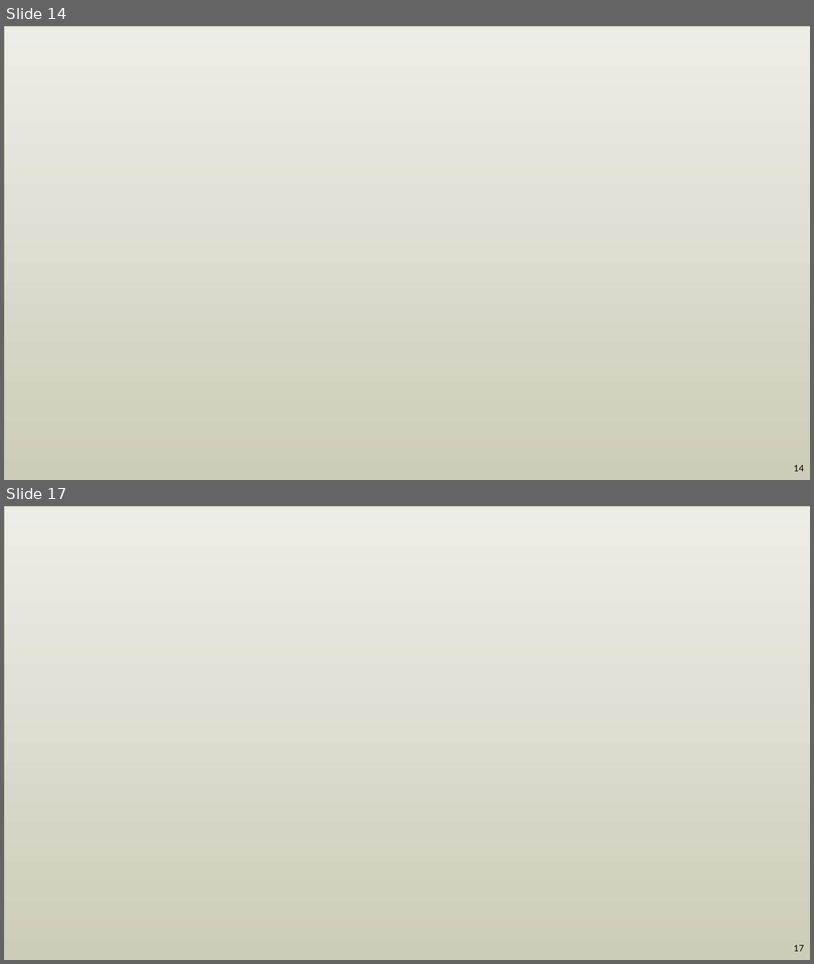
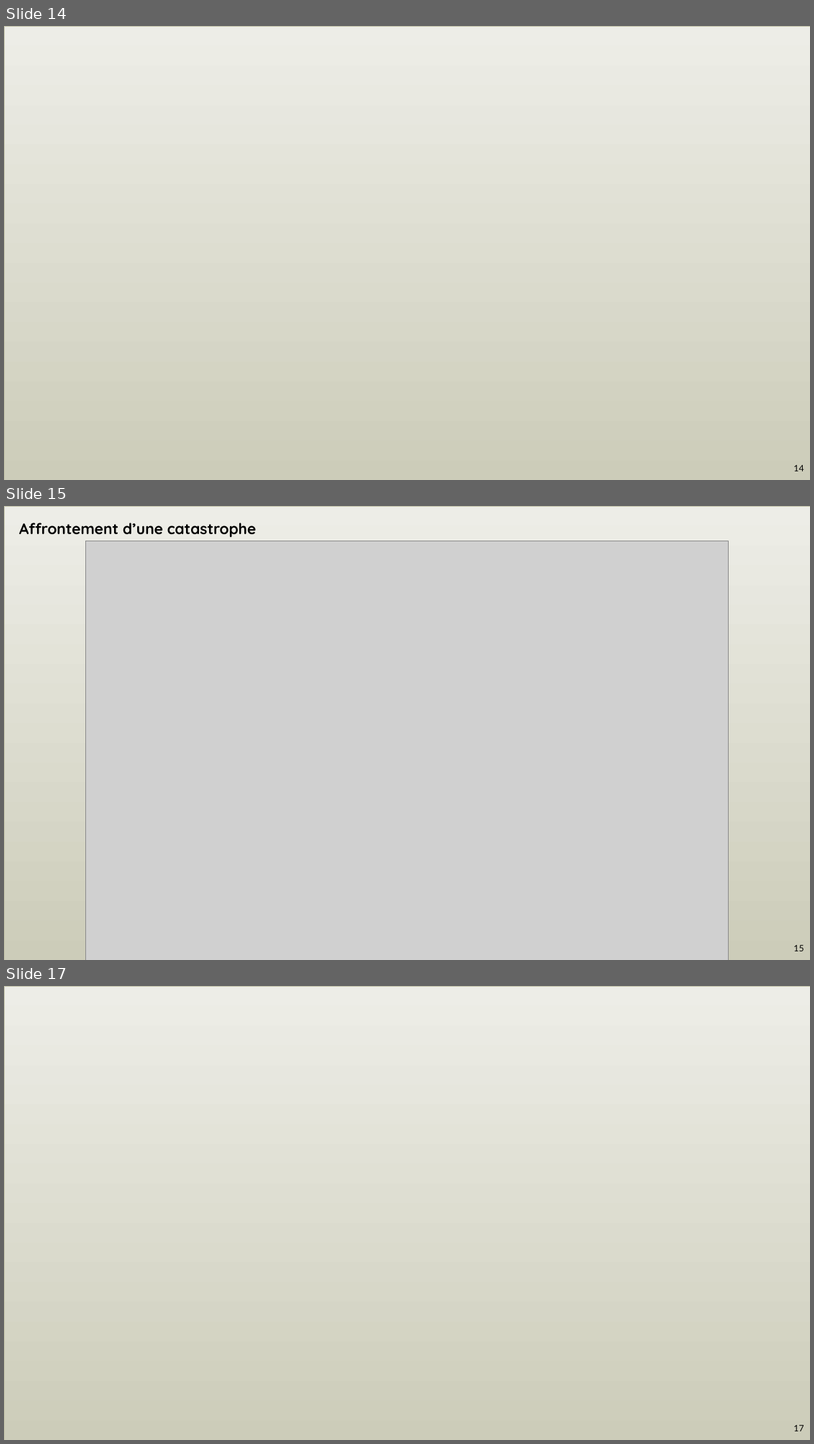
Before and after one commit to kuh-lip-soh/GL-S3, a slide deck: IS/Rapport 4. Conception détaillé.pptx. Shown one above the other, each under a label of ours: slides 14 and 17 before the commit, slides 14, 15 and 17 after it; the slides between them are not shown. The pictures are 814x964 and 814x1444 pixels, drawn with LibreOffice and Linux fonts; fonts in the diff are those of the drawing; grey boxes stand for pictures; background and template pictures are left out. Boxes give left, top, right and bottom in pixels: in the first picture for what was removed or moved away, otherwise in the second. Text is boxed around its words. In the diff, an @@ line names an element or a change of style, - is before the commit and + after.

```diff
--- a/IS/Rapport 4. Conception détaillé.pptx
+++ b/IS/Rapport 4. Conception détaillé.pptx
@@ slide 15 added at box(4, 506, 810, 960), background picture (left out); not listed: 1 template element that a slide beside it also shows @@
@@ rectangle added at box(4, 506, 810, 960), fill gradient #EEEEE8 to #CCCCBA, outline #BFBFA5 0.75 pt @@
@@ text added at box(19, 523, 256, 537), 18 pt, text #000000, bold @@
+Affrontement d’une catastrophe
@@ picture added at box(85, 541, 729, 960) @@
@@ page number added at box(794, 944, 804, 951), 10.5 pt, text #000000 @@
+15
```
Also in this commit, not shown: 8 other slides added, 9 slides removed, 2 other files.
